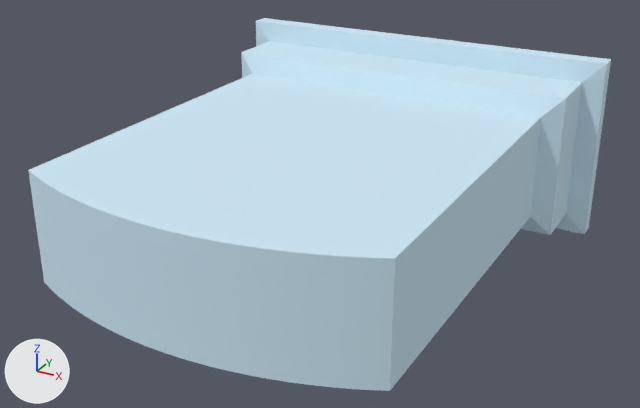
What one commit did to the FBX model Unity Project/Giroux-CAP6117-SANC - crown/Assets/Models/LOD Headstones/PA-396-F.fbx.
The view is the same before and after, from a camera (50 mm lens) standing at (0.505, -1.235, 0.433) and looking at (0.005, -0.326, -0.021). The lights are fixed; the arrows at lower left show +X, +Y and +Z. The first picture is the older version. Objects named as collision shapes, trigger or cutter boxes, shadow casters or lower levels of detail are left out. Where no turn or scale is listed for an object, it has been applied to the vertices.

In view in the first picture: 'PA-396-F_LOD0'.
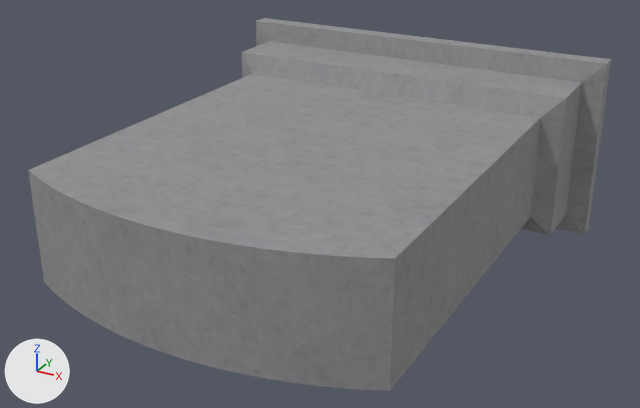
Where the change shows, as pixel boxes [x1, y1, x2, y2] in the pictures (640 x 408 px):
'PA-396-F_LOD0', recoloured (blue to grey)
    both: [28, 18, 611, 391]

What changed in the scene script:
```text
Add img_b_396_f_png:
    img_b_396_f_png = load_image('B-396-F.png', '../../Materials/LOD Headstone Mats/B-396-F.png', 1024, 1024, 'sRGB')
Add mat_0_615686_0_811765_0_929412_0_000000_0_118:
    mat_0_615686_0_811765_0_929412_0_000000_0_118 = principled_material('0.615686_0.811765_0.929412_0.000000_0.118')
    mat_0_615686_0_811765_0_929412_0_000000_0_118.texture = img_b_396_f_png
    mat_0_615686_0_811765_0_929412_0_000000_0_118.roughness = 0.859
Change me_mesh12:
    where me_mesh12.from_pydata(...)  # 86 vertices, 168 faces; spans x -0.279..0.279, y -0.636..0.0, z -0.127..0.127
    remove me_mesh12.materials.append(mat_0_615686_0_811765_0_929412_0_000000_0_000000)  # blue #cee9f7
    add me_mesh12.materials.append(mat_0_615686_0_811765_0_929412_0_000000_0_118)  # picture img_b_396_f_png
```
